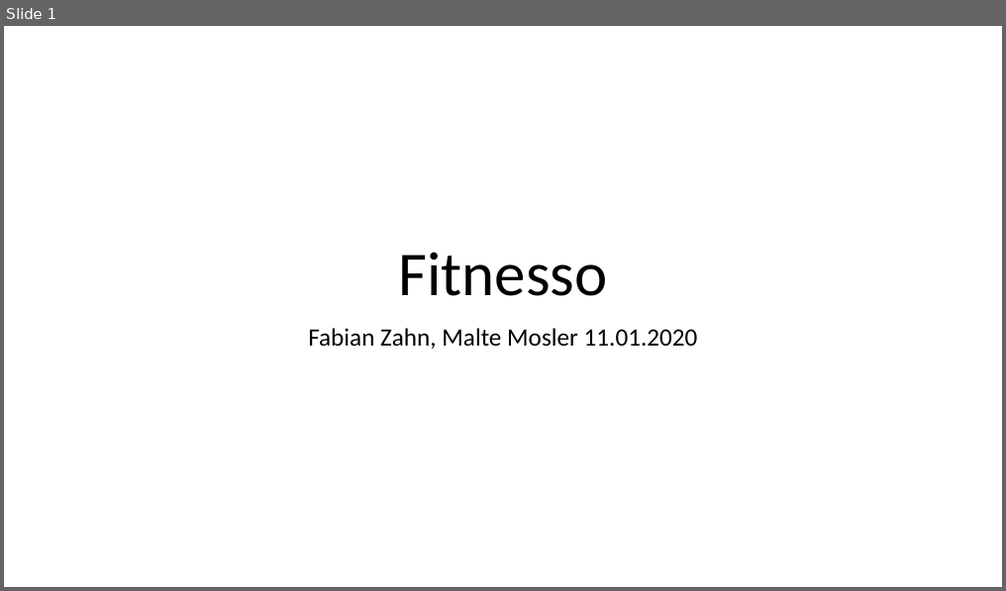
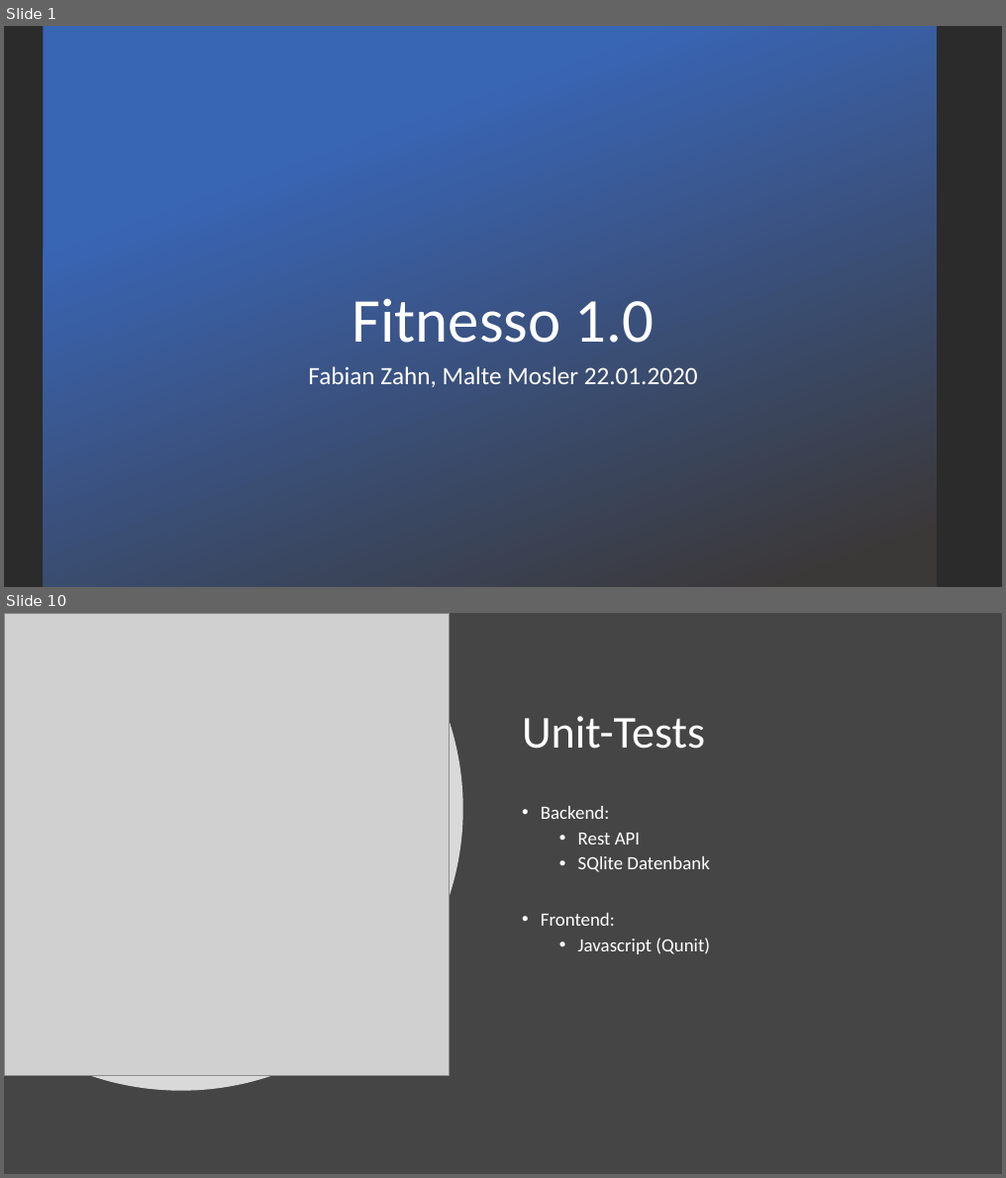
Before and after one commit to maltemosler/Fitnesso, a slide deck: Kommentare/PPP/PPP-Fitnesso.pptx. Shown one above the other, each under a label of ours: slide 1 before the commit, slides 1 and 10 after it; the slides between them are not shown. The pictures are 1006x591 and 1006x1178 pixels, drawn with LibreOffice and Linux fonts; fonts in the diff are those of the drawing; grey boxes stand for pictures; background and template pictures are left out; a plain dark background stands for a picture behind light text. Boxes give left, top, right and bottom in pixels: in the first picture for what was removed or moved away, otherwise in the second. Text is boxed around its words. In the diff, an @@ line names an element or a change of style, - is before the commit and + after.

```diff
--- a/Kommentare/PPP/PPP-Fitnesso.pptx
+++ b/Kommentare/PPP/PPP-Fitnesso.pptx
@@ slide 10 added at bbox=[4, 613, 1002, 1174], background #454545 @@
@@ freeform shape added at bbox=[4, 613, 463, 1091], fill #FFFFFF at 80% opacity @@
@@ picture added at bbox=[4, 613, 450, 1075] @@
@@ title added at bbox=[522, 716, 705, 749], 44 pt, text #FFFFFF @@
+Unit-Tests
@@ text added at bbox=[541, 806, 710, 955], 18 pt, text #FFFFFF @@
+• Backend:
+  • Rest API
+  • SQlite Datenbank
+• Frontend:
+  • Javascript (Qunit)
@@ slide 1 changed as well @@
@@ background #FFFFFF to picture (left out) @@
@@ rectangle added at bbox=[43, 26, 936, 587], fill gradient #3965B5 to #3B3838 @@
@@ title at bbox=[351, 298, 654, 343]: text changed; text colour #000000 to #FFFFFF @@
-Fitnesso
+Fitnesso 1.0
@@ subtitle at bbox=[308, 367, 698, 387]: text changed; text colour #000000 to #FFFFFF @@
-Fabian Zahn, Malte Mosler 11.01.2020
+Fabian Zahn, Malte Mosler 22.01.2020
```
Also in this commit, not shown: 11 other slides added, 14 other files.
